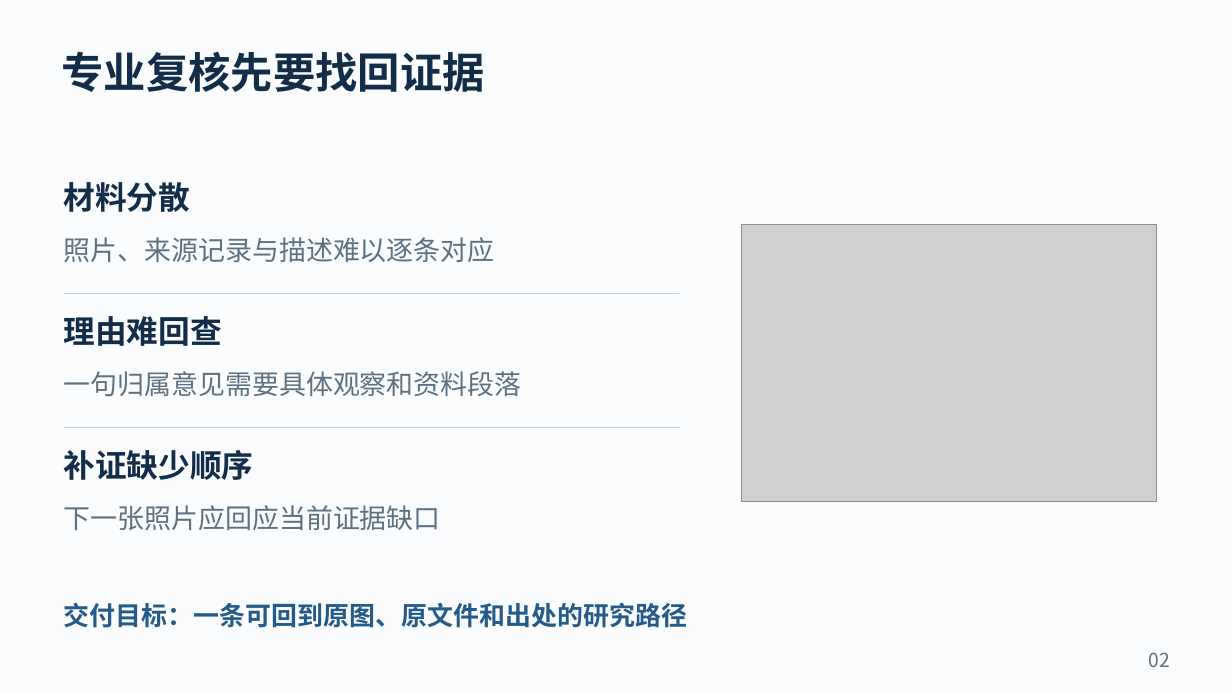
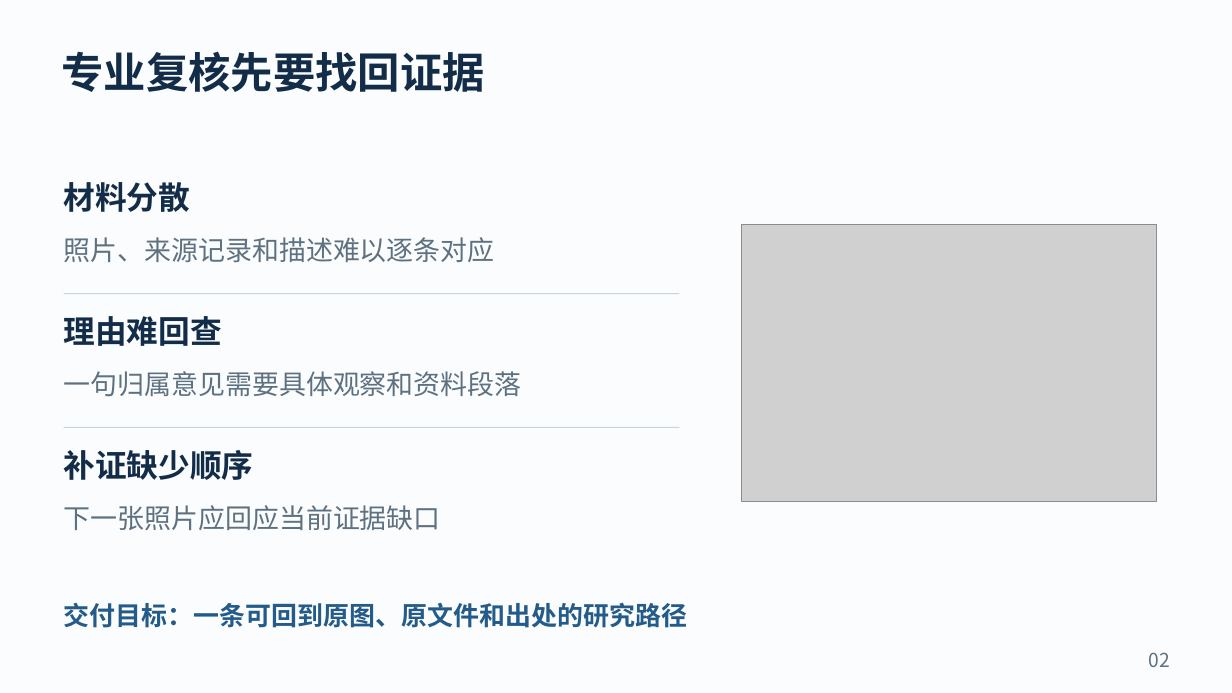
Before and after one commit to dingyucanada/cizheng-agent-skills, a slide deck: slide 2 of site/assets/cizheng-pitch-v07.pptx. Drawn at 1232x693 pixels with LibreOffice and Linux fonts; fonts in the diff are those of the drawing; grey boxes stand for pictures. Boxes give left, top, right and bottom in pixels: in the first picture for what was removed or moved away, otherwise in the second. Text is boxed around its words. In the diff, an @@ line names an element or a change of style, - is before the commit and + after.

```diff
--- a/site/assets/cizheng-pitch-v07.pptx
+++ b/site/assets/cizheng-pitch-v07.pptx
@@ text at (64, 237, 495, 262): text changed @@
-照片、来源记录与描述难以逐条对应
+照片、来源记录和描述难以逐条对应
```
Also in this commit, not shown: 11 other slides changed, 1 slide added, 26 other files.
